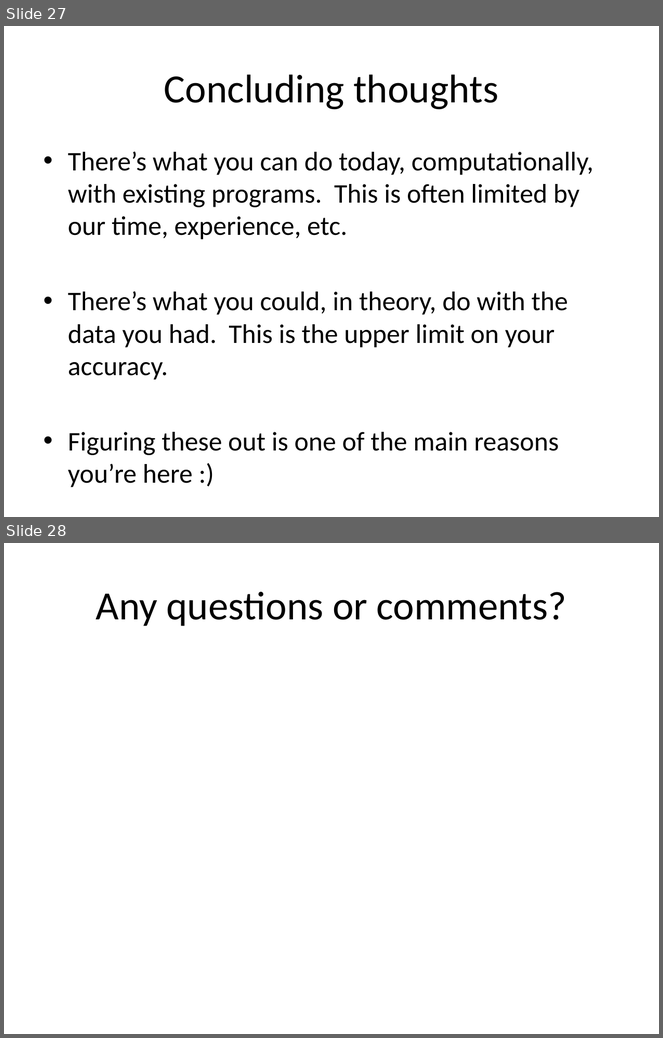
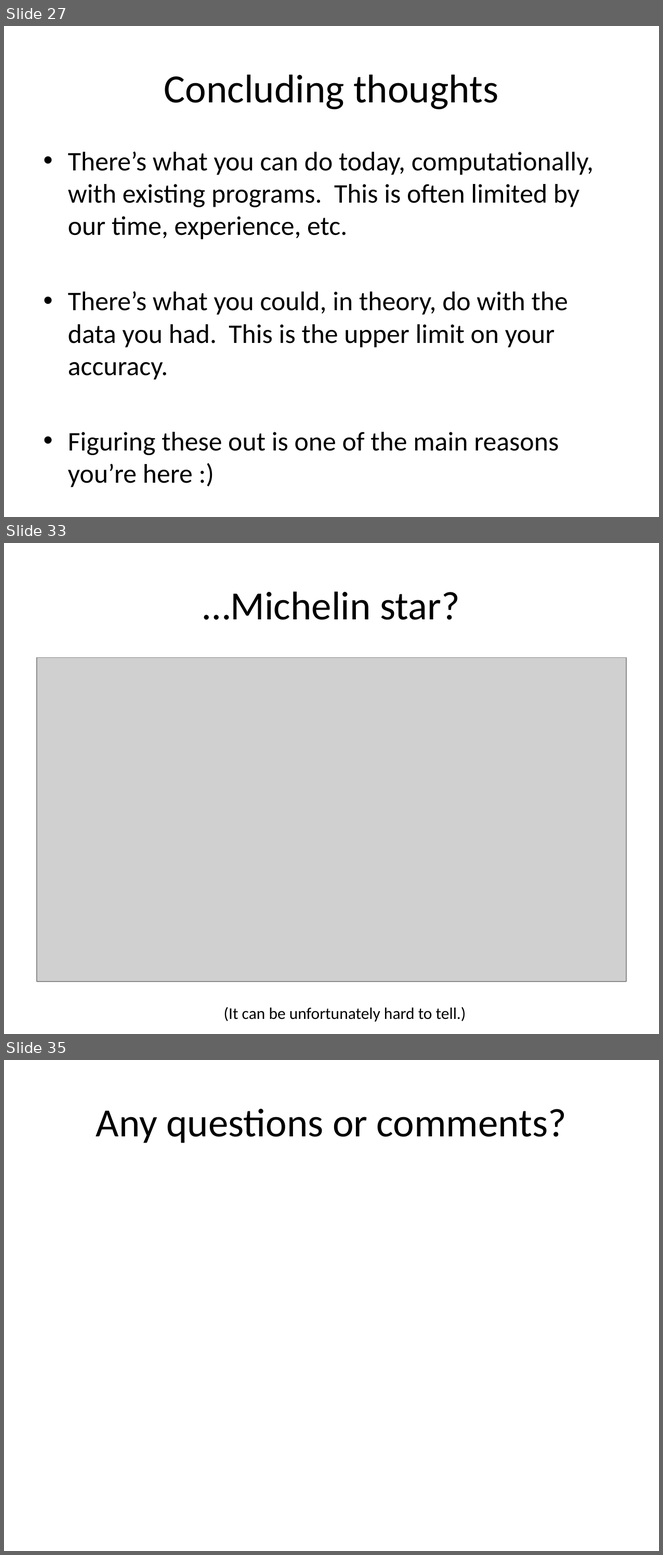
Before and after one commit to dib-lab/2013-caltech-workshop, a slide deck: _static/cemi-lecture-welcome.pptx. Shown one above the other, each under a label of ours: slides 27 and 28 before the commit, slides 27, 33 and 35 after it; the slides between them are not shown. The pictures are 663x1038 and 663x1555 pixels, drawn with LibreOffice and Linux fonts; fonts in the diff are those of the drawing; grey boxes stand for pictures. Boxes give left, top, right and bottom in pixels: in the first picture for what was removed or moved away, otherwise in the second. Text is boxed around its words. In the diff, an @@ line names an element or a change of style, - is before the commit and + after.

```diff
--- a/_static/cemi-lecture-welcome.pptx
+++ b/_static/cemi-lecture-welcome.pptx
@@ slide 33 added at bbox=[4, 543, 659, 1034], background #FFFFFF @@
@@ title added at bbox=[203, 591, 460, 620], 44 pt, text #000000 @@
+…Michelin star?
@@ picture added at bbox=[37, 657, 626, 982] @@
@@ text added at bbox=[224, 1007, 466, 1022], 18 pt, text #000000 @@
+(It can be unfortunately hard to tell.)
@@ what was slide 28 is now slide 35 @@
```
Also in this commit, not shown: 6 other slides added, 1 other file.
